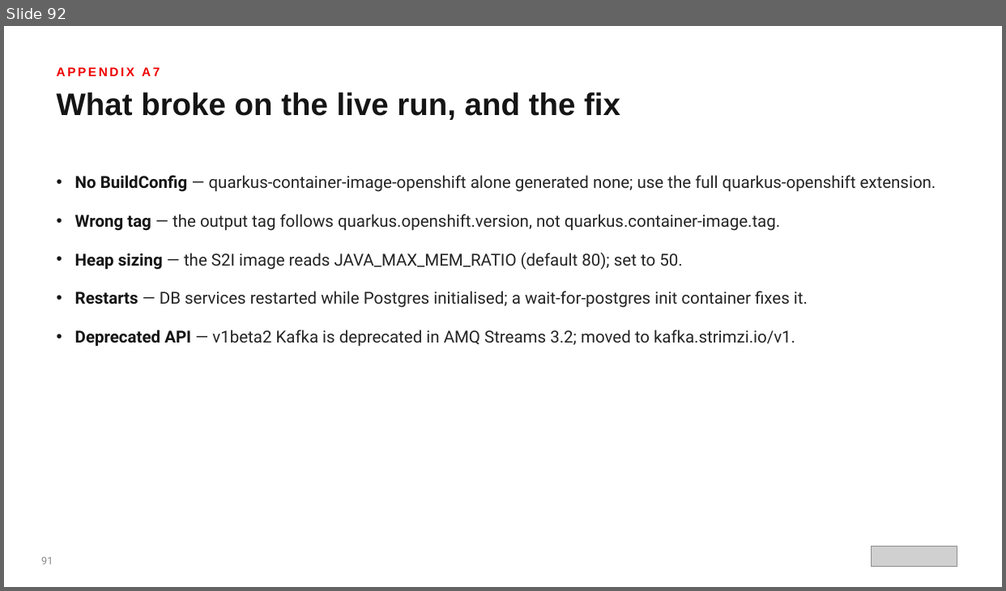
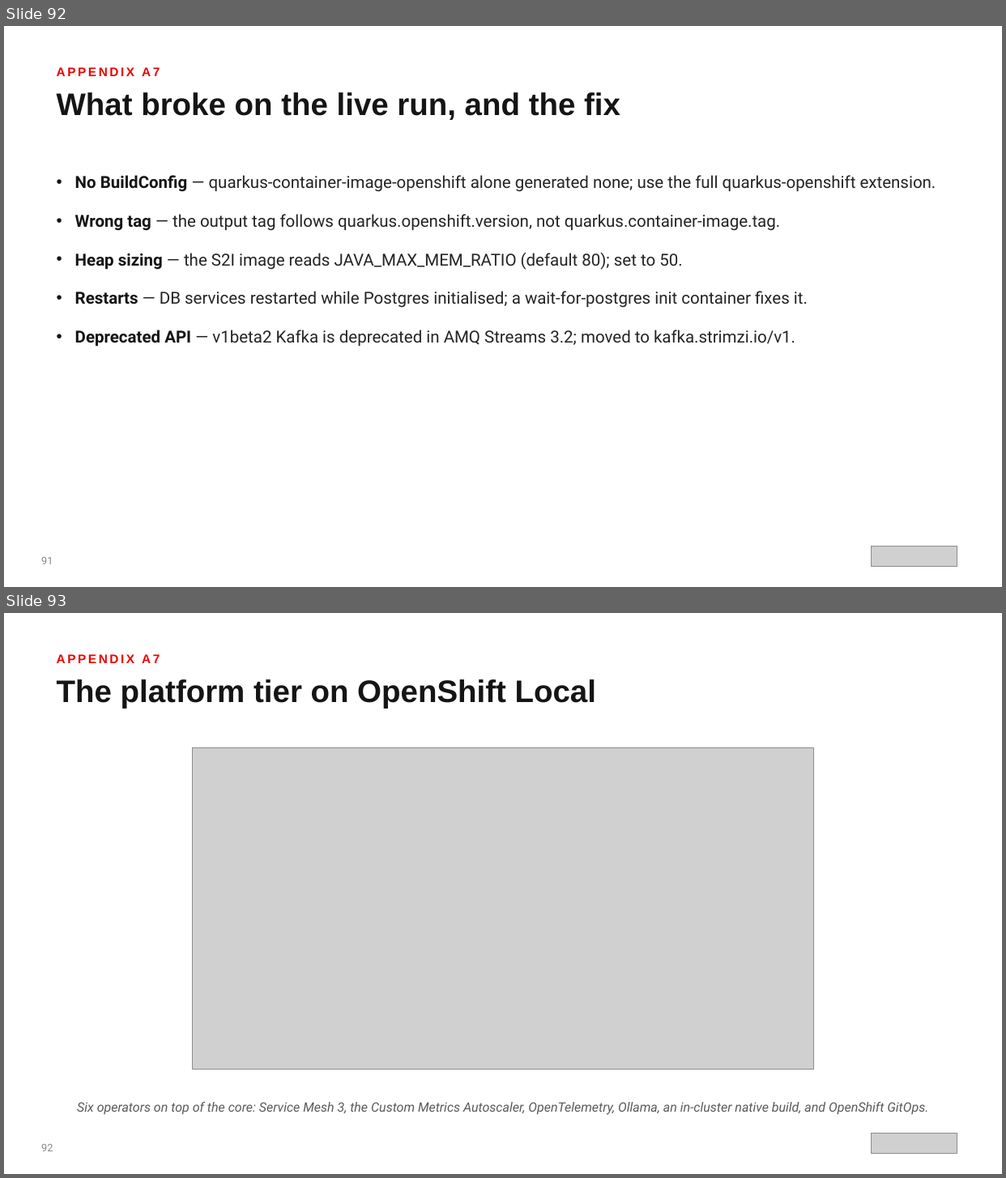
Before and after one commit to patterncatalyst/datamesh-reference-arch-quarkus, a slide deck: presentation/datamesh-201/Datamesh-201-Quarkus-r1.2.pptx. Shown one above the other, each under a label of ours: slide 92 before the commit, slides 92 and 93 after it. The pictures are 1006x591 and 1006x1178 pixels, drawn with LibreOffice and Linux fonts; fonts in the diff are those of the drawing; grey boxes stand for pictures. Boxes give left, top, right and bottom in pixels: in the first picture for what was removed or moved away, otherwise in the second. Text is boxed around its words. In the diff, an @@ line names an element or a change of style, - is before the commit and + after.

Commit message:
docs(deck): Appendix A7 platform tier slides

```diff
--- a/presentation/datamesh-201/Datamesh-201-Quarkus-r1.2.pptx
+++ b/presentation/datamesh-201/Datamesh-201-Quarkus-r1.2.pptx
@@ slide 93 added at bbox=[4, 613, 1002, 1174], background #FFFFFF @@
@@ text added at bbox=[57, 654, 160, 663], 12 pt, text #EE0000, bold @@
+APPENDIX A7
@@ text added at bbox=[57, 679, 596, 709], 30 pt, text #151515, bold @@
+The platform tier on OpenShift Local
@@ picture added at bbox=[193, 747, 813, 1070] @@
@@ text added at bbox=[77, 1102, 928, 1115], 12.5 pt, text #5A5A5A, italic @@
+Six operators on top of the core: Service Mesh 3, the Custom Metrics Autoscaler, OpenTelemetry, Ollama, an in-cluster native build, and OpenShift GitOps.
@@ text added at bbox=[41, 1144, 53, 1152], 10 pt, text #8A8A8A @@
+92
@@ picture added at bbox=[871, 1133, 957, 1153] @@
```
Also in this commit, not shown: 13 slides changed, 2 other slides added, 2 other files.
